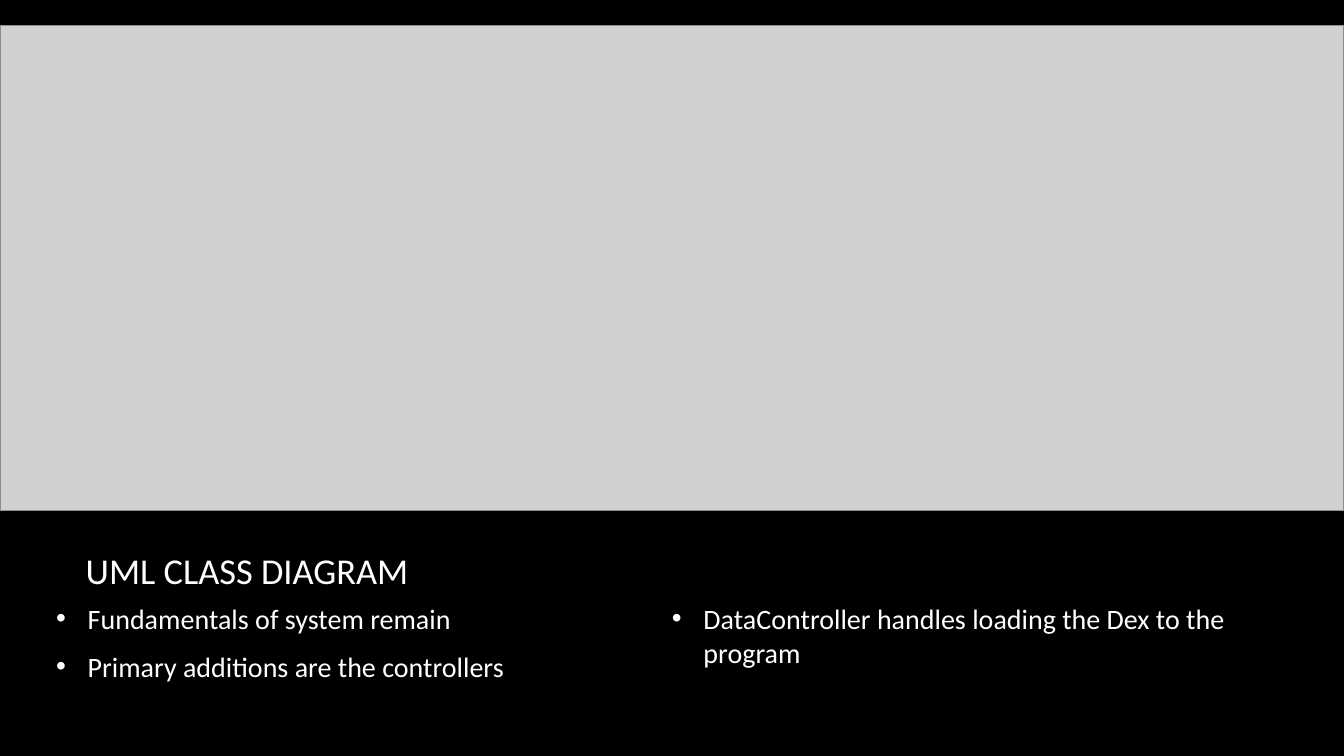
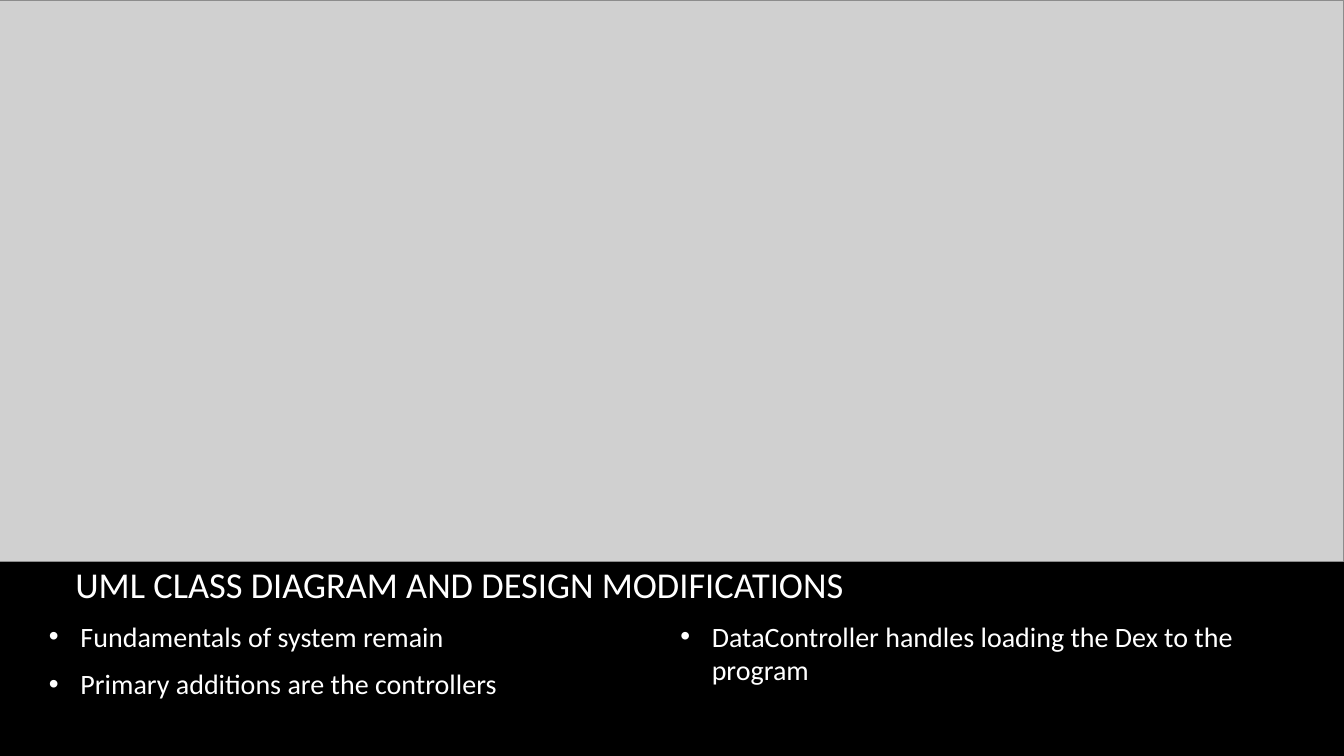
Before and after one commit to Folrig/GAM-53_SystemsFinal, a slide deck: slide 3 of PokemawnFinalPresentation.pptx. Drawn at 1344x756 pixels with LibreOffice and Linux fonts; fonts in the diff are those of the drawing; grey boxes stand for pictures; background and template pictures are left out. Boxes give left, top, right and bottom in pixels: in the first picture for what was removed or moved away, otherwise in the second. Text is boxed around its words. In the diff, an @@ line names an element or a change of style, - is before the commit and + after.

```diff
--- a/PokemawnFinalPresentation.pptx
+++ b/PokemawnFinalPresentation.pptx
@@ picture: place and size @@
-picture at [0,25,1344,511]
+picture at [0,0,1344,562]
@@ title at [75,574,843,599]: text changed @@
-UML CLASS DIAGRAM
+UML CLASS DIAGRAM AND DESIGN MODIFICATIONS
@@ text "Fundamentals of system remain" rewrapped from [88,609,1224,682] to [80,627,1232,699] @@
```
Also in this commit, not shown: 8 slides added, 12 other files.
